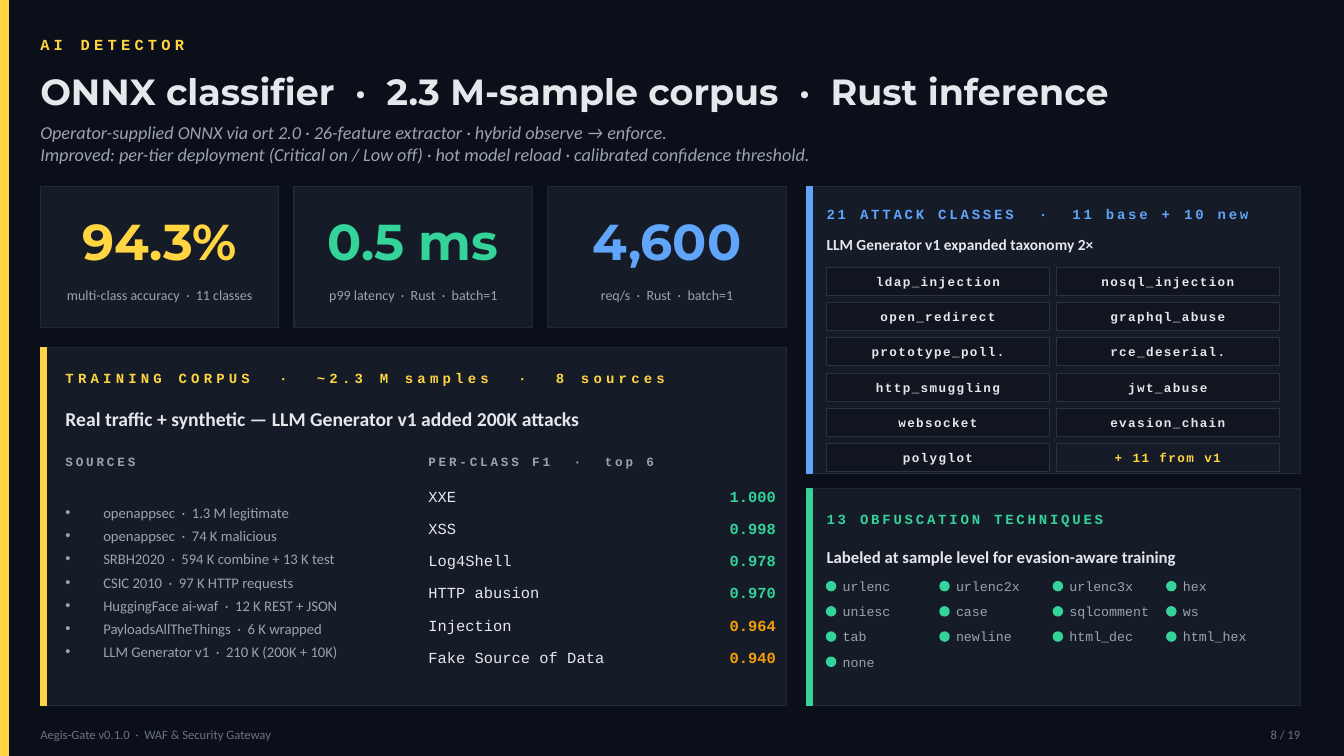
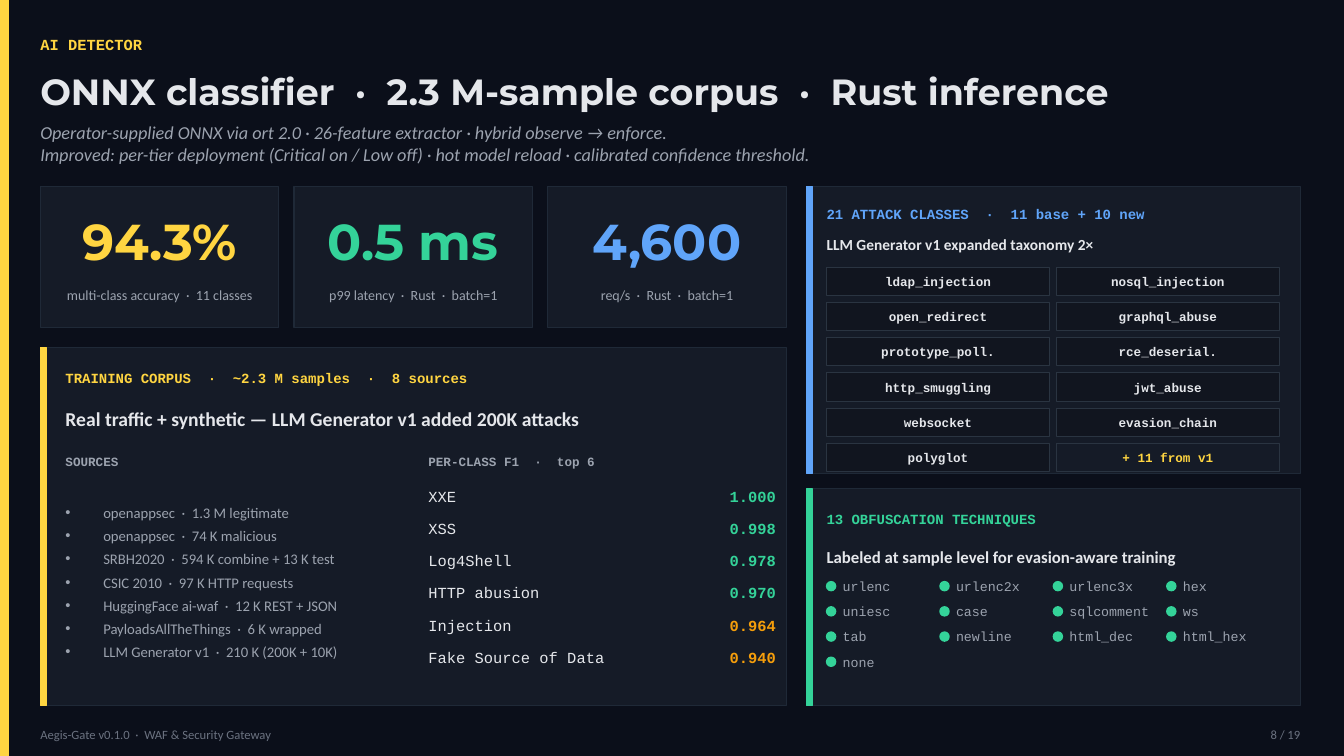
Before and after one commit to nico-aie/aegis-gate, a slide deck: slide 8 of Aegis-Gate-Presentation.pptx. Drawn at 1344x756 pixels with LibreOffice and Linux fonts; fonts in the diff are those of the drawing. Boxes give left, top, right and bottom in pixels: in the first picture for what was removed or moved away, otherwise in the second. Text is boxed around its words. In the diff, an @@ line names an element or a change of style, - is before the commit and + after.

```diff
--- a/Aegis-Gate-Presentation.pptx
+++ b/Aegis-Gate-Presentation.pptx
@@ text "AI DETECTOR" at (40, 39, 142, 50): letter spacing 3 to 0 pt @@
@@ text "TRAINING CORPUS · ~2.3 M ..." at (65, 373, 468, 388): letter spacing 3 to 0 pt @@
@@ letter spacing 1 to 0 pt in 12 elements at (885, 277, 991, 289), (1111, 277, 1224, 289), (889, 312, 987, 324), (1119, 312, 1217, 324), (881, 347, 994, 359), (1119, 347, 1217, 358), (885, 383, 991, 395), (1134, 383, 1202, 395), (904, 418, 972, 427), (1119, 418, 1217, 429), (908, 453, 969, 465), (1138, 453, 1213, 462) @@
@@ outline #2A3441 0.5 pt to #2A3441 0.75 pt in 12 elements at (827, 267, 1050, 295), (1057, 267, 1279, 295), (827, 302, 1050, 331), (1057, 302, 1279, 331), (827, 338, 1050, 366), (1057, 338, 1279, 366), (827, 373, 1050, 401), (1057, 373, 1279, 401), (827, 408, 1050, 437), (1057, 408, 1279, 437), (827, 444, 1050, 472), (1057, 444, 1279, 472) @@
@@ letter spacing 2 to 0 pt in 4 elements at (65, 457, 118, 466), (428, 457, 595, 469), (827, 209, 1144, 219), (827, 514, 1036, 527) @@
```
Also in this commit, not shown: 18 other slides changed.
